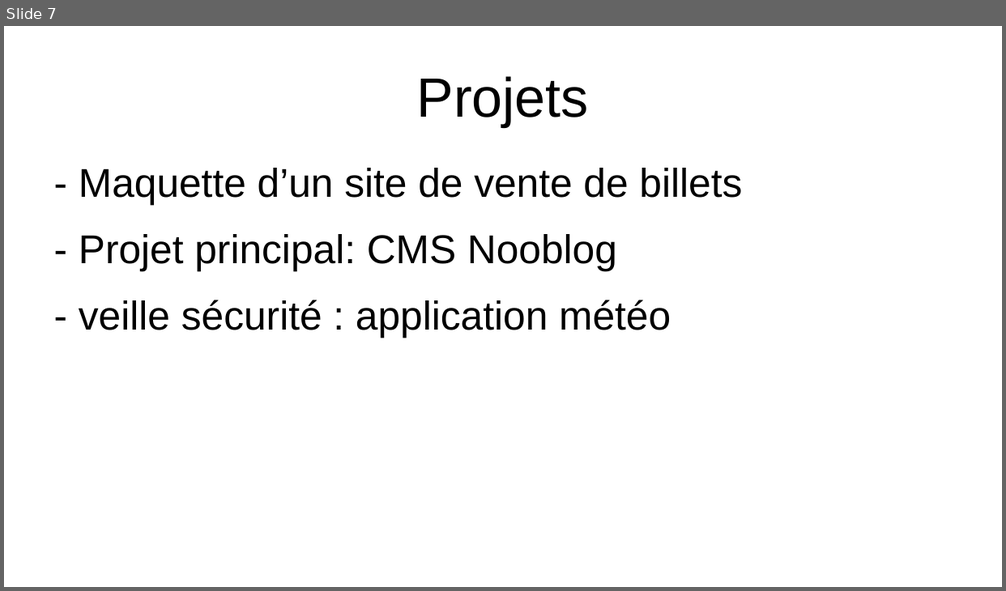
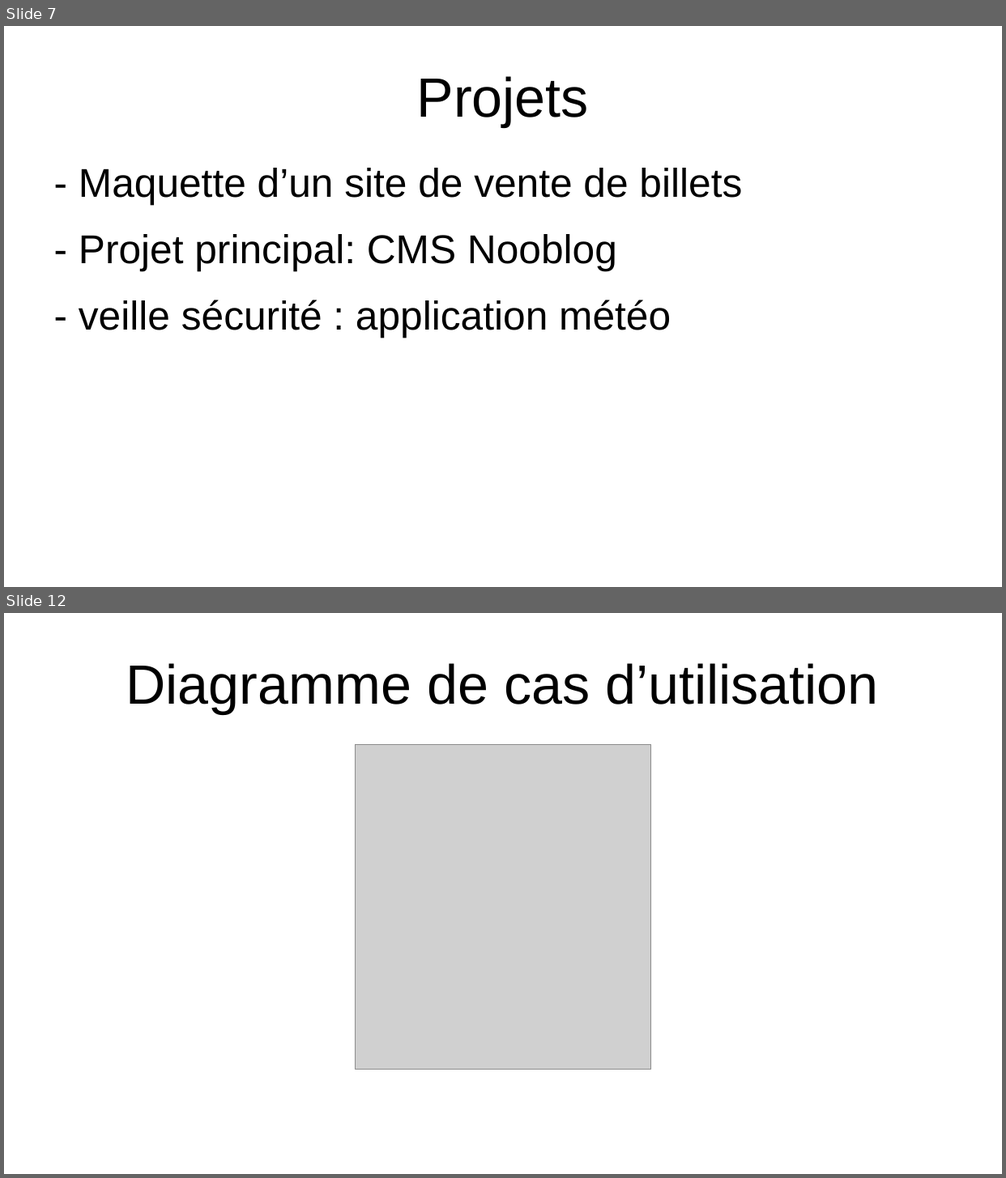
Before and after one commit to feihachim/afpa-dossiers-exam, a slide deck: Presentation-projet.odp. Shown one above the other, each under a label of ours: slide 7 before the commit, slides 7 and 12 after it; the slides between them are not shown. The pictures are 1006x591 and 1006x1178 pixels, drawn with LibreOffice and Linux fonts; fonts in the diff are those of the drawing; grey boxes stand for pictures. Boxes give left, top, right and bottom in pixels: in the first picture for what was removed or moved away, otherwise in the second. Text is boxed around its words. In the diff, an @@ line names an element or a change of style, - is before the commit and + after.

Commit message:
dp until use case diagram

```diff
--- a/Presentation-projet.odp
+++ b/Presentation-projet.odp
@@ slide 12 added at <box>4,613,1002,1174</box>, background #FFFFFF @@
@@ title added at <box>126,663,879,714</box>, 44 pt, text #000000 @@
+Diagramme de cas d’utilisation
@@ picture added at <box>356,744,650,1071</box> @@
```
Also in this commit, not shown: 1 slide changed, 3 other slides added, 1 other file.
